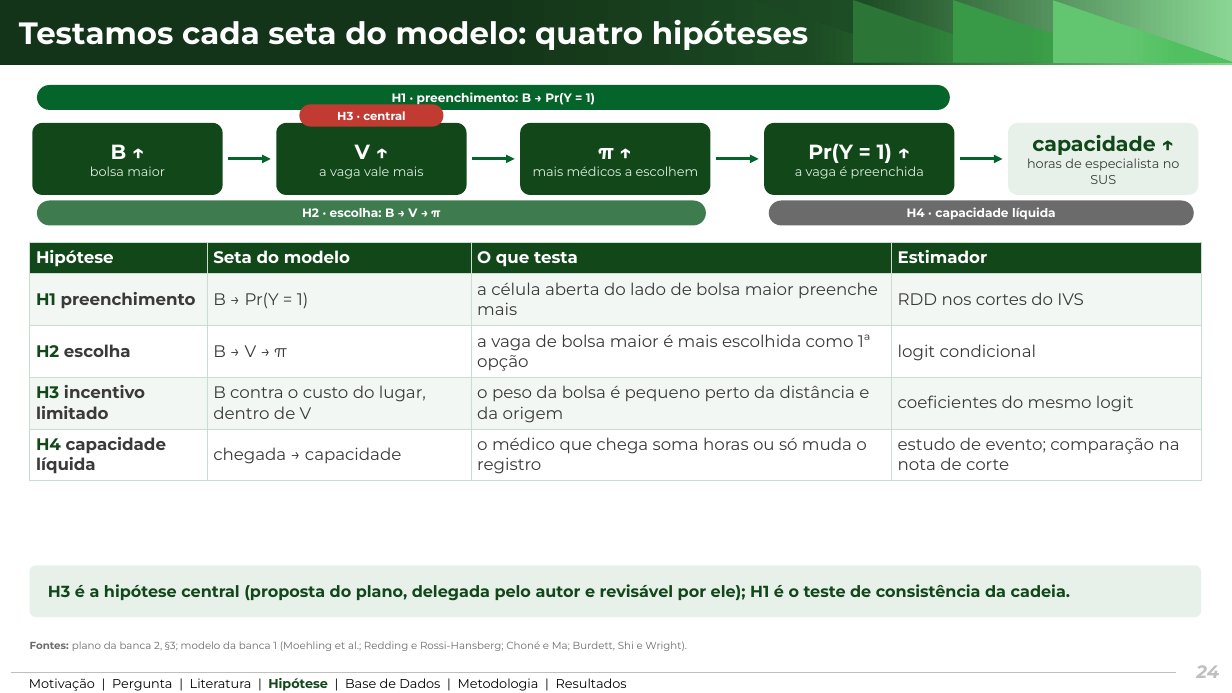
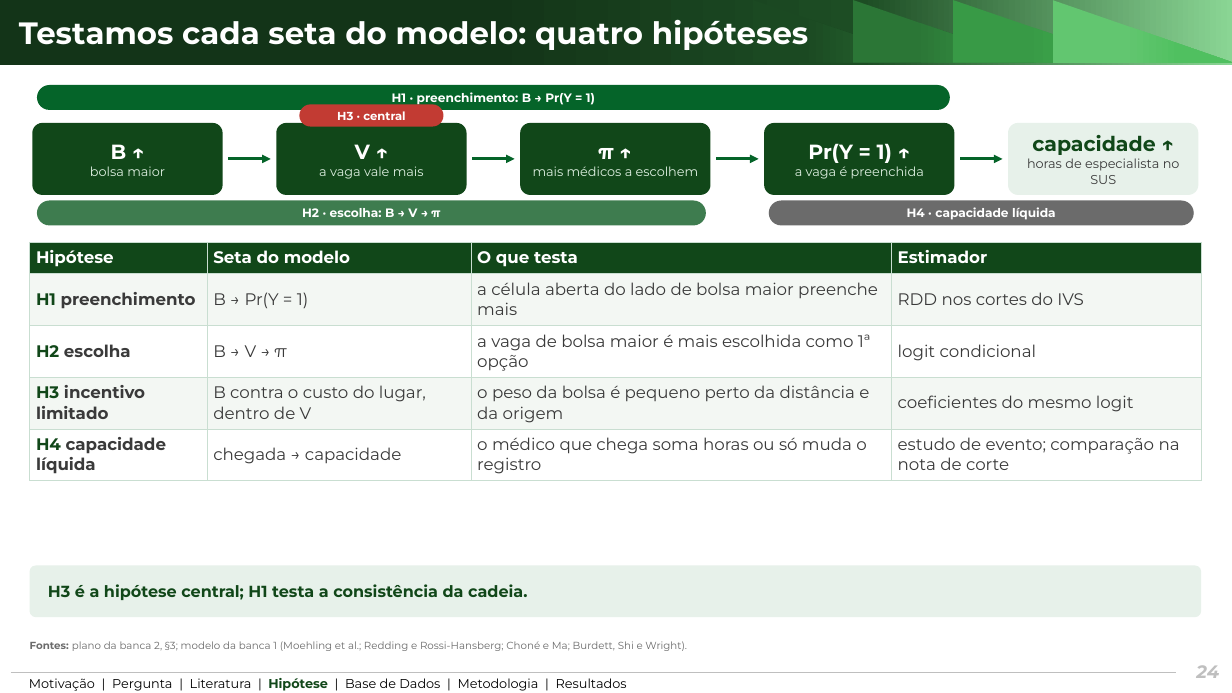
Before and after one commit to ka1victor/impact-eval-health-econ-pmme, a slide deck: slide 24 of output/apresentacao_banca2/deck_banca2_proposta.pptx. Drawn at 1232x693 pixels with LibreOffice and Linux fonts; fonts in the diff are those of the drawing; background and template pictures are left out. Boxes give left, top, right and bottom in pixels: in the first picture for what was removed or moved away, otherwise in the second. Text is boxed around its words. In the diff, an @@ line names an element or a change of style, - is before the commit and + after.

```diff
--- a/output/apresentacao_banca2/deck_banca2_proposta.pptx
+++ b/output/apresentacao_banca2/deck_banca2_proposta.pptx
@@ text in rounded rectangle at (x1=48, y1=584, x2=527, y2=600): text changed @@
-H3 é a hipótese central (proposta do plano, delegada pelo autor e revisável por ele); H1 é o teste de consistência da cadeia.
+H3 é a hipótese central; H1 testa a consistência da cadeia.
```
Also in this commit, not shown: 1 other slide changed, 5 other files.
